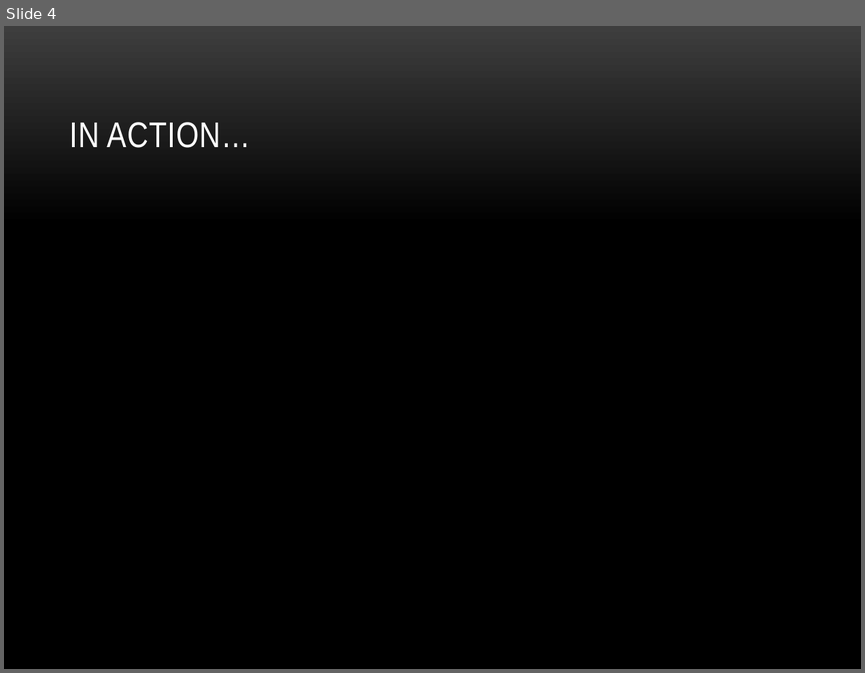
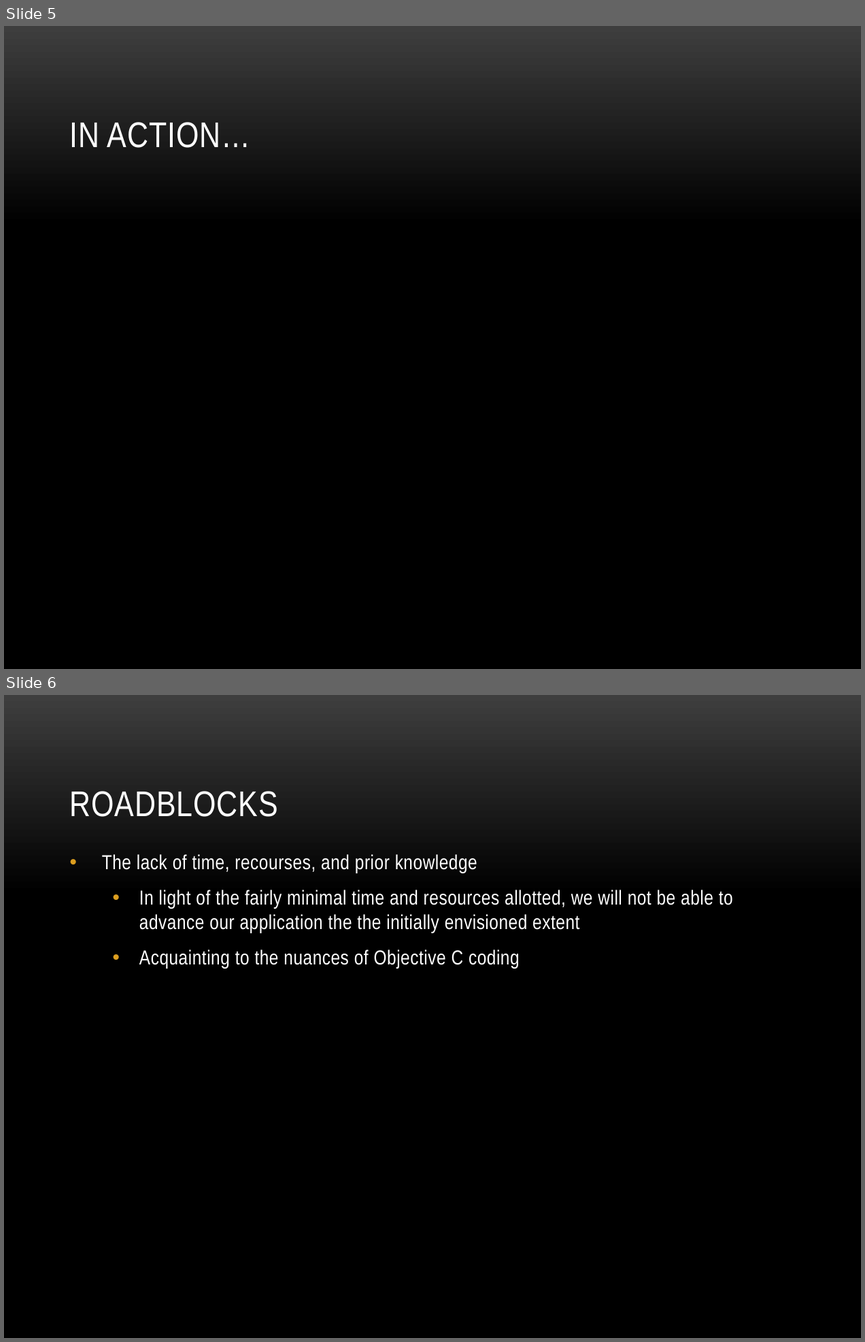
Before and after one commit to mea36/duca2012_group7, a slide deck: pres.pptx. Shown one above the other, each under a label of ours: slide 4 before the commit, slides 5 and 6 after it. The pictures are 865x673 and 865x1342 pixels, drawn with LibreOffice and Linux fonts; fonts in the diff are those of the drawing; background and template pictures are left out. Boxes give left, top, right and bottom in pixels: in the first picture for what was removed or moved away, otherwise in the second. Text is boxed around its words. In the diff, an @@ line names an element or a change of style, - is before the commit and + after.

```diff
--- a/pres.pptx
+++ b/pres.pptx
@@ slide 6 added at box(4, 695, 861, 1338), background picture (left out) @@
@@ title added at box(70, 791, 278, 817), 30 pt, text #FFFFFF @@
+ROADBLOCKS
@@ text added at box(102, 854, 733, 968), 17 pt, text #FFFFFF @@
+• The lack of time, recourses, and prior knowledge
+  • In light of the fairly minimal time and resources allotted, we will not be able to advance our application the the initially envisioned extent
+  • Acquainting to the nuances of Objective C coding
@@ what was slide 4 is now slide 5 @@
```
Also in this commit, not shown: 3 slides changed, 1 other slide added, 28 other files.
